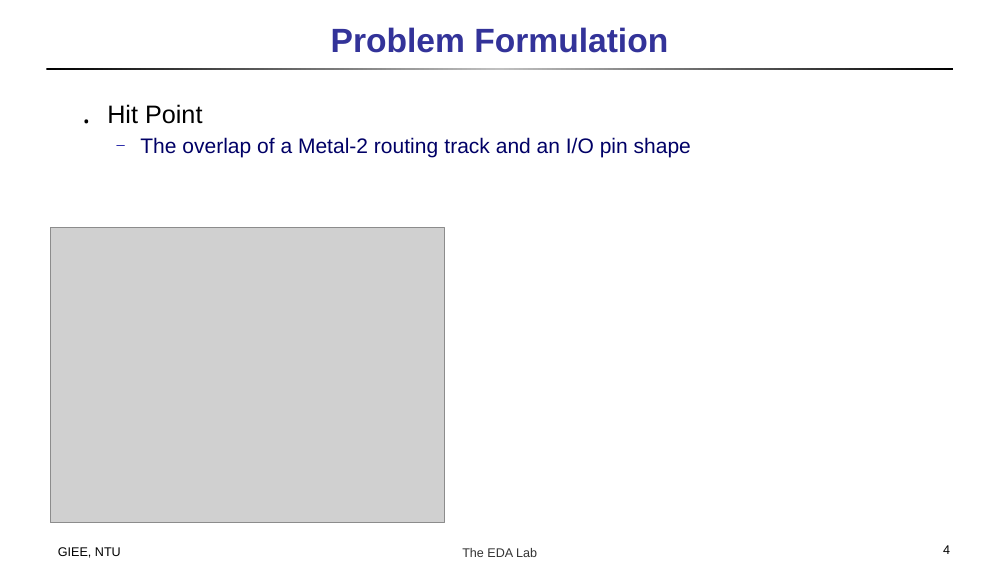
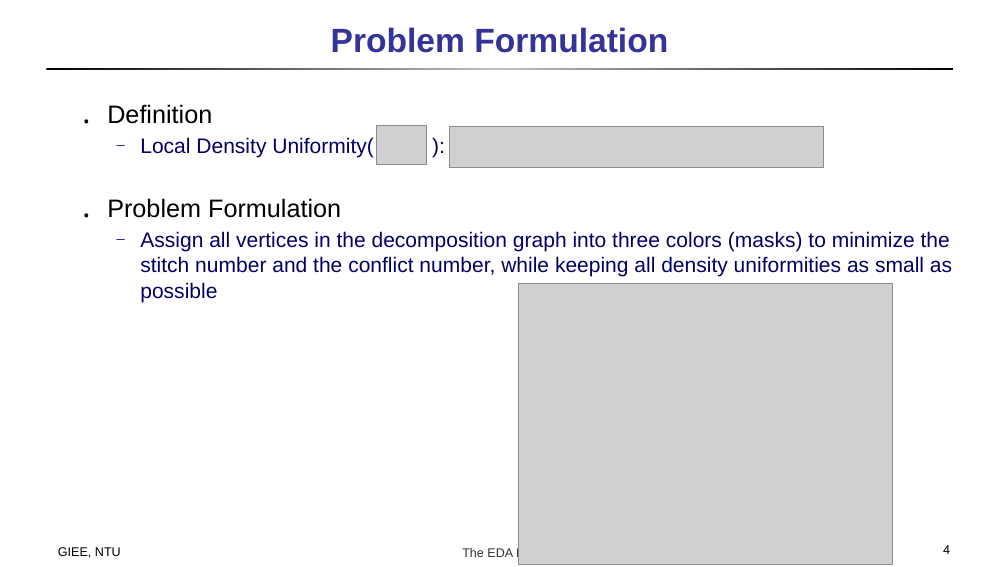
Before and after one commit to doctry/paper, a slide deck: slide 4 of Double Patterning/A High-Performance Triple Patterning Layout Decomposer.pptx. Drawn at 1008x567 pixels with LibreOffice and Linux fonts; fonts in the diff are those of the drawing; grey boxes stand for pictures. Boxes give left, top, right and bottom in pixels: in the first picture for what was removed or moved away, otherwise in the second. Text is boxed around its words. In the diff, an @@ line names an element or a change of style, - is before the commit and + after.

Commit message:
problem formulation

```diff
--- a/Double Patterning/A High-Performance Triple Patterning Layout Decomposer.pptx
+++ b/Double Patterning/A High-Performance Triple Patterning Layout Decomposer.pptx
@@ text at (107,104,952,302): text changed @@
-․ Hit Point
-  ─ The overlap of a Metal-2 routing track and an I/O pin shape
+․ Definition
+  ─ Local Density Uniformity( ):
+․ Problem Formulation
+  ─ Assign all vertices in the decomposition graph into three colors (masks) to minimize the stitch number and the conflict number, while keeping all density uniformities as small as possible
@@ picture added at (377,126,426,164) @@
@@ picture added at (450,126,824,167) @@
@@ picture: place and size @@
-picture at (51,228,445,523)
+picture at (519,284,893,564)
```
